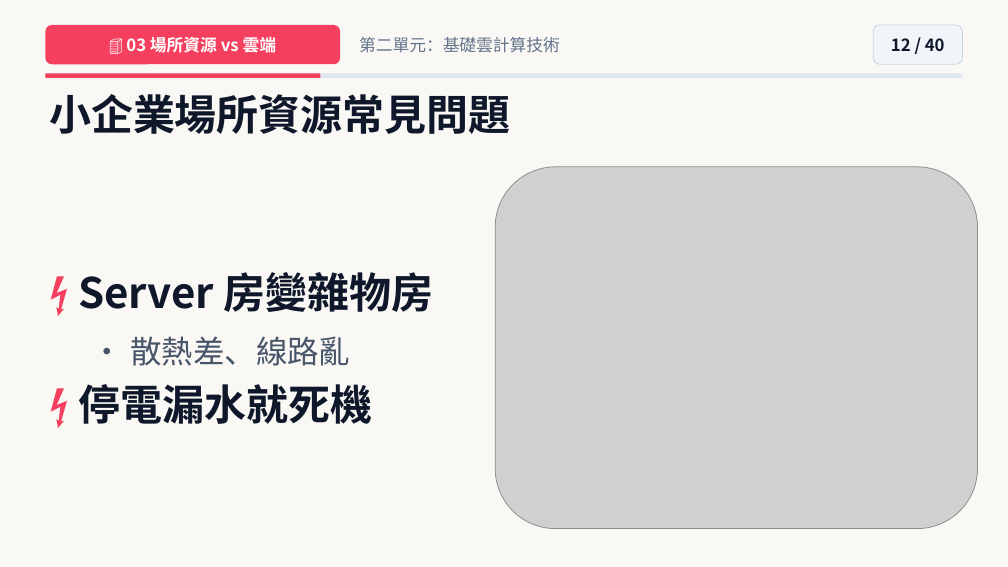
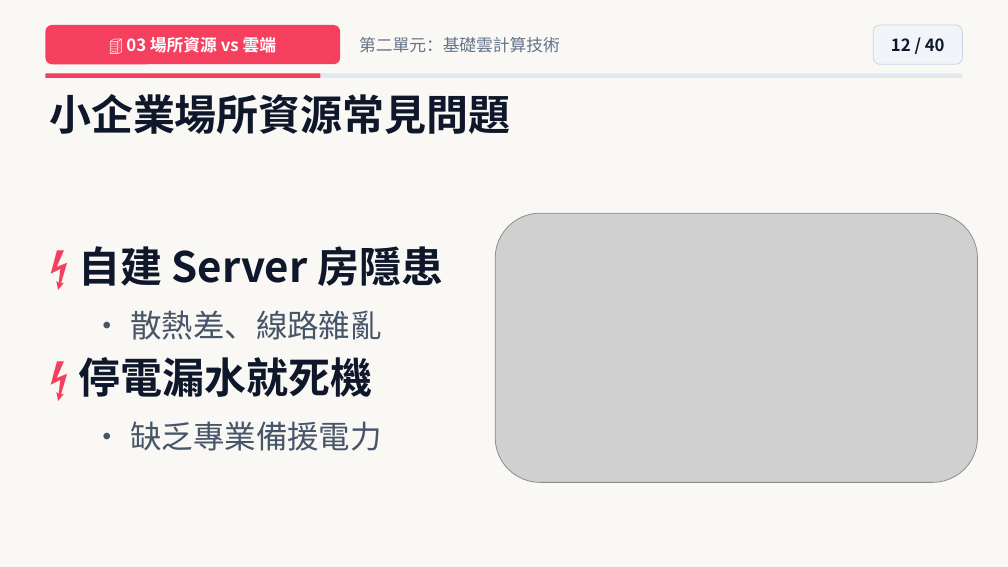
Before and after one commit to joe-ging/seed-cloud-curriculum, a slide deck: slide 12 of downloads/Deck01_Cloud_Level2_NextGen_Pixar_Theme.pptx. Drawn at 1008x567 pixels with LibreOffice and Linux fonts; fonts in the diff are those of the drawing; grey boxes stand for pictures. Boxes give left, top, right and bottom in pixels: in the first picture for what was removed or moved away, otherwise in the second. Text is boxed around its words. In the diff, an @@ line names an element or a change of style, - is before the commit and + after.

```diff
--- a/downloads/Deck01_Cloud_Level2_NextGen_Pixar_Theme.pptx
+++ b/downloads/Deck01_Cloud_Level2_NextGen_Pixar_Theme.pptx
@@ picture: place and size @@
-picture at [495, 167, 978, 529]
+picture at [495, 213, 978, 482]
@@ text at [78, 246, 443, 340]: text changed @@
-⚡ Server 房變雜物房
-• 散熱差、線路亂
+⚡ 自建 Server 房隱患
+• 散熱差、線路雜亂
@@ text at [130, 421, 382, 451]: paragraph added @@
+• 缺乏專業備援電力
```
Also in this commit, not shown: 22 other slides changed, 24 other files.
